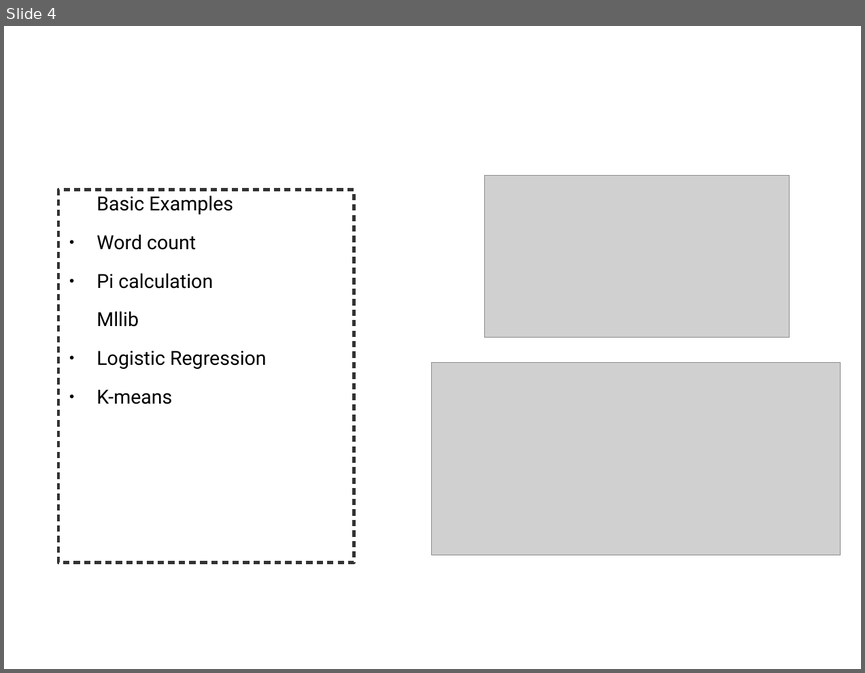
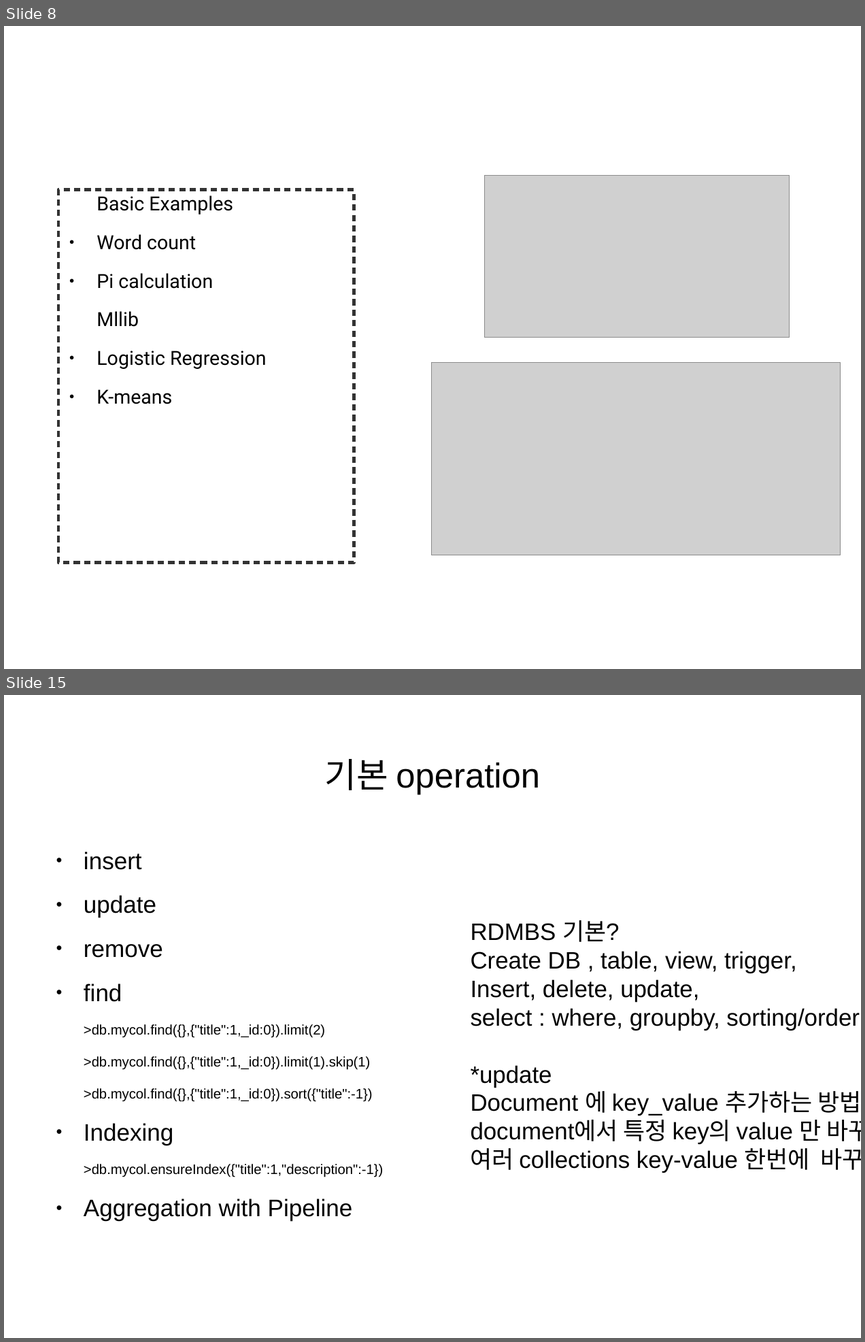
Before and after one commit to TedJeong/vipidly-vociferous, a slide deck: notes/병렬컴퓨팅부터분산컴퓨팅까지.odp. Shown one above the other, each under a label of ours: slide 4 before the commit, slides 8 and 15 after it; the slides between them are not shown. The pictures are 865x673 and 865x1342 pixels, drawn with LibreOffice and Linux fonts; fonts in the diff are those of the drawing; grey boxes stand for pictures. Boxes give left, top, right and bottom in pixels: in the first picture for what was removed or moved away, otherwise in the second. Text is boxed around its words. In the diff, an @@ line names an element or a change of style, - is before the commit and + after.

```diff
--- a/notes/병렬컴퓨팅부터분산컴퓨팅까지.odp
+++ b/notes/병렬컴퓨팅부터분산컴퓨팅까지.odp
@@ slide 15 added at (4,695,861,1338), background #FFFFFF @@
@@ title added at (324,759,540,795), 32 pt, text #000000 @@
+기본 operation
@@ text added at (84,851,383,1221), 12.8 pt, text #000000 @@
+● insert
+● update
+● remove
+● find
+>db.mycol.find({},{"title":1,_id:0}).limit(2)
+>db.mycol.find({},{"title":1,_id:0}).limit(1).skip(1)
+>db.mycol.find({},{"title":1,_id:0}).sort({"title":-1})
+● Indexing
+>db.mycol.ensureIndex({"title":1,"description":-1})
+● Aggregation with Pipeline
@@ text added at (470,920,861,1172), 22 pt, text #000000 @@
+RDMBS 기본?
+Create DB , table, view, trigger,
+Insert, delete, update,
+select : where, groupby, sorting/ordering
+*update
+Document 에 key_value 추가하는 방법
+document에서 특정 key의 value 만 바꾸고 싶을때는?
+여러 collections key-value 한번에 바꾸고 싶을때는?
@@ what was slide 4 is now slide 8 @@
```
Also in this commit, not shown: 5 slides changed, 7 other slides added, 2 other files.
